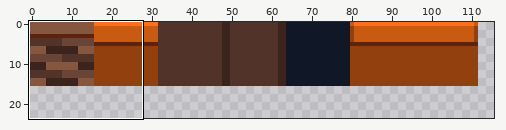
A pixel-art file gets an edit: art/aseprite/coatroom-tiles.aseprite. The first picture is a wide view before the edit; the outline marks the close-up.
Close-up. Earlier state:
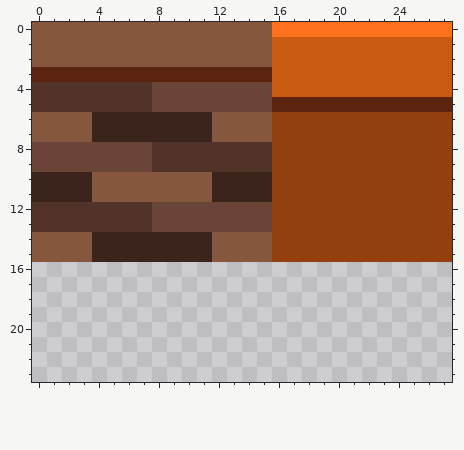
128x48 pixels, 1 frame. Shown: x 0..27, y 0..23. The wide view leaves out empty margins.
Now the later version:
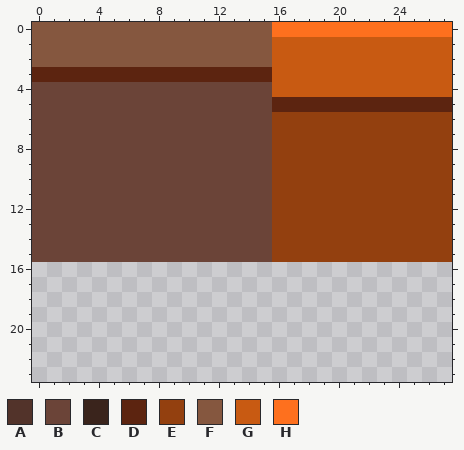
Palette (. is transparent): A #52332a  B #6b4438  C #3a241c  D #5c2410  E #93400f  F #85573f  G #c85a12  H #fe701e
Difference:
Layer "Layer 1":
Colour B replaces colour A in rows 4 to 5 at x 0 to 7; in rows 8 to 9 at x 8 to 15; in rows 12 to 13 at x 0 to 7.
Colour B replaces colour C in rows 6 to 7 at x 4 to 11; in rows 10 to 11 at x 0 to 3 and 12 to 15; in rows 14 to 15 at x 4 to 11.
Colour B replaces colour F in rows 6 to 7 at x 0 to 3 and 12 to 15; in rows 10 to 11 at x 4 to 11; in rows 14 to 15 at x 0 to 3 and 12 to 15.
